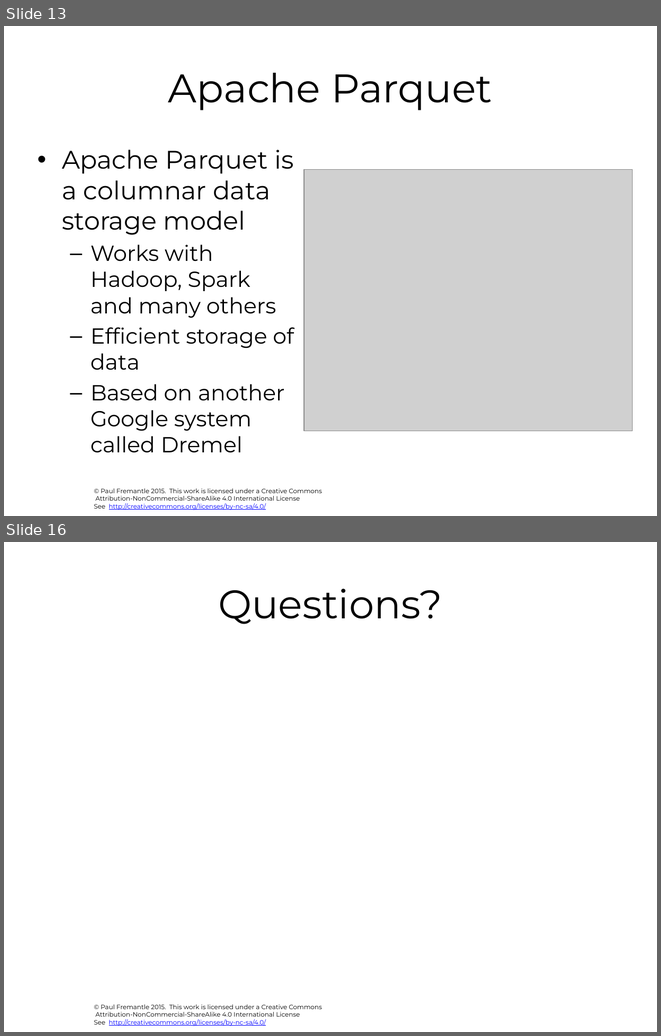
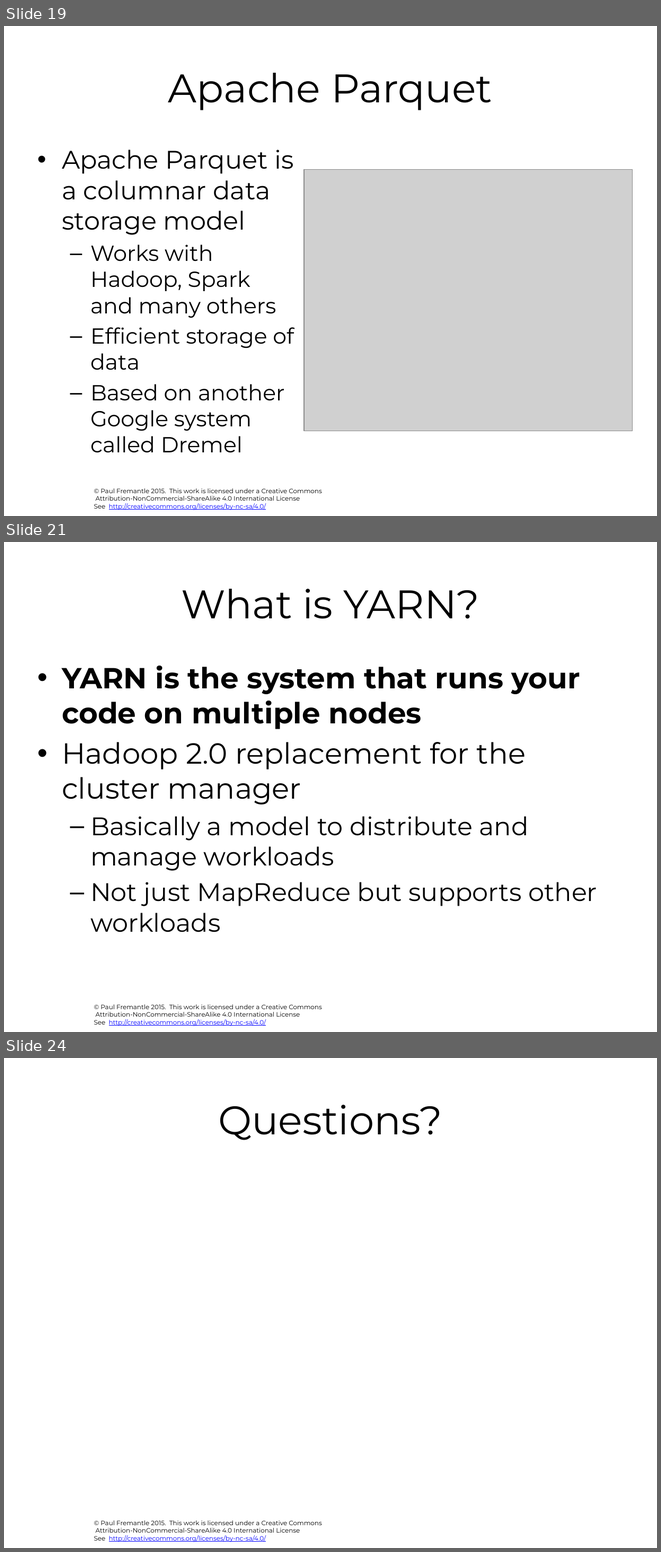
Before and after one commit to pzfreo/big, a slide deck: pres-source/06-additional-tools.pptx. Shown one above the other, each under a label of ours: slides 13 and 16 before the commit, slides 19, 21 and 24 after it; the slides between them are not shown. The pictures are 661x1036 and 661x1552 pixels, drawn with LibreOffice and Linux fonts; fonts in the diff are those of the drawing; grey boxes stand for pictures; background and template pictures are left out. Boxes give left, top, right and bottom in pixels: in the first picture for what was removed or moved away, otherwise in the second. Text is boxed around its words. In the diff, an @@ line names an element or a change of style, - is before the commit and + after.

```diff
--- a/pres-source/06-additional-tools.pptx
+++ b/pres-source/06-additional-tools.pptx
@@ slide 21 added at [4, 542, 657, 1032], background #FFFFFF; not listed: 1 template element that a slide beside it also shows @@
@@ title added at [181, 589, 479, 619], 44 pt, text #000000 @@
+What is YARN?
@@ text added at [62, 665, 597, 932], 32 pt, text #000000 @@
+• YARN is the system that runs your code on multiple nodes
+• Hadoop 2.0 replacement for the cluster manager
+  – Basically a model to distribute and manage workloads
+  – Not just MapReduce but supports other workloads
@@ what was slide 13 is now slide 19 @@
@@ what was slide 16 is now slide 24 @@
```
Also in this commit, not shown: 9 other slides added, 2 slides removed, 31 other files.
